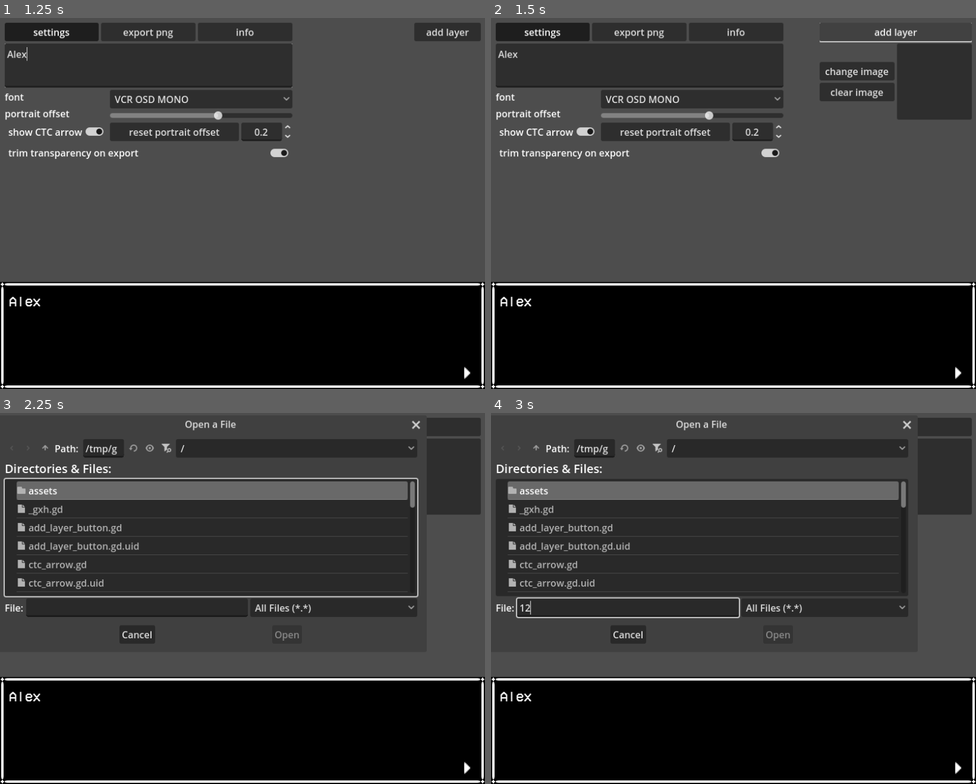
Above: before the commit, frames 1-4 (two rows, left to right).
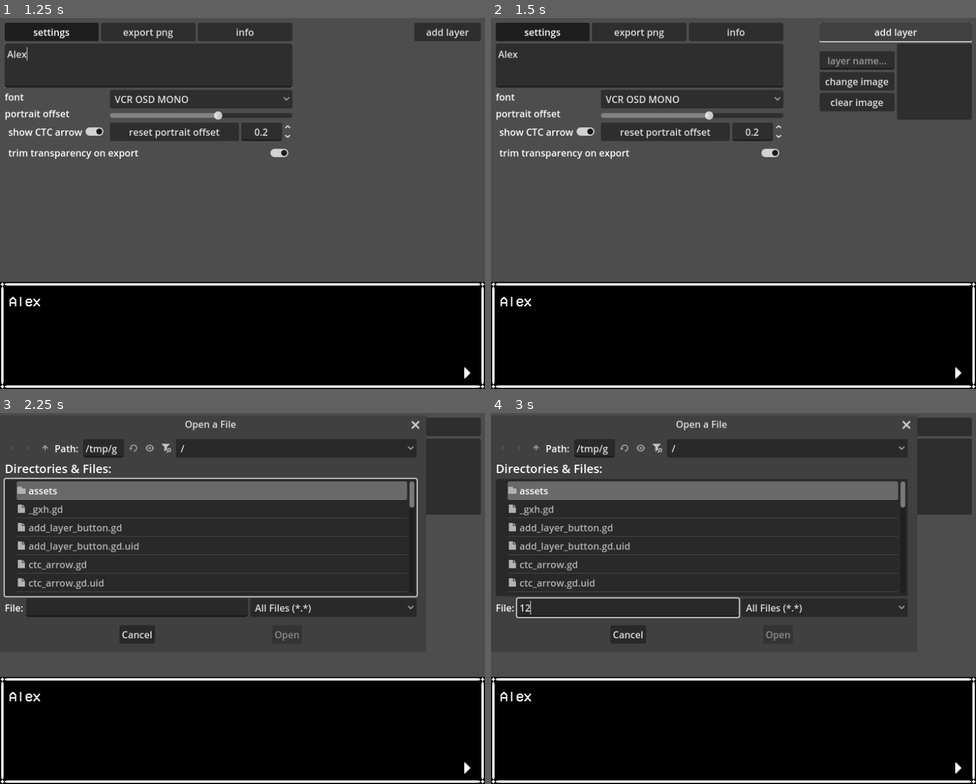
Above: after the commit, the same moments.

Repository: goldstargloww/custom-isat-dialogue-maker
Game: Godot game, scene res://main.tscn
The game is run twice, just before and just after one commit, with the same random seed, the same clock (stepped at 60 frames per second) and the same inputs.
Inputs (mouse positions are in pixels of both pictures, inside the frame that each line leads up to):
- Up to frame 1 (1.25 s): click (150, 66) at 0.52 s; type "Alex" at 0.6 s
- Up to frame 2 (1.5 s): click "add layer" at 1.25 s
- Up to frame 3 (2.25 s): click "change image" at 2 s
- Up to frame 4 (3 s): click (626, 605) at 2.77 s; type "12" at 2.85 s

Frame 1 is identical in both runs. In frame 2, 1.3% of the frame differs, in the area x 67-84%, y 9-26%; in frame 3, 0.2%; in frame 4, less than 0.1%.

Commit message:
layer name option

Diff:
--- a/main.tscn
+++ b/main.tscn
@@ -280,7 +280,7 @@
 
 [node name="MarginContainer" type="MarginContainer" parent="PopupPanel"]
 offset_right = 700.0
-offset_bottom = 501.0
+offset_bottom = 7466.0
 theme_override_constants/margin_left = 4
 theme_override_constants/margin_top = 4
 theme_override_constants/margin_right = 4
--- a/single_layer_settings.tscn
+++ b/single_layer_settings.tscn
@@ -9,6 +9,11 @@
 [node name="LayerButtons" type="VBoxContainer" parent="."]
 layout_mode = 2
 size_flags_horizontal = 3
+alignment = 1
+
+[node name="LineEdit" type="LineEdit" parent="LayerButtons"]
+layout_mode = 2
+placeholder_text = "layer name..."
 alignment = 1
 
 [node name="LayerChangeButton" type="Button" parent="LayerButtons"]
